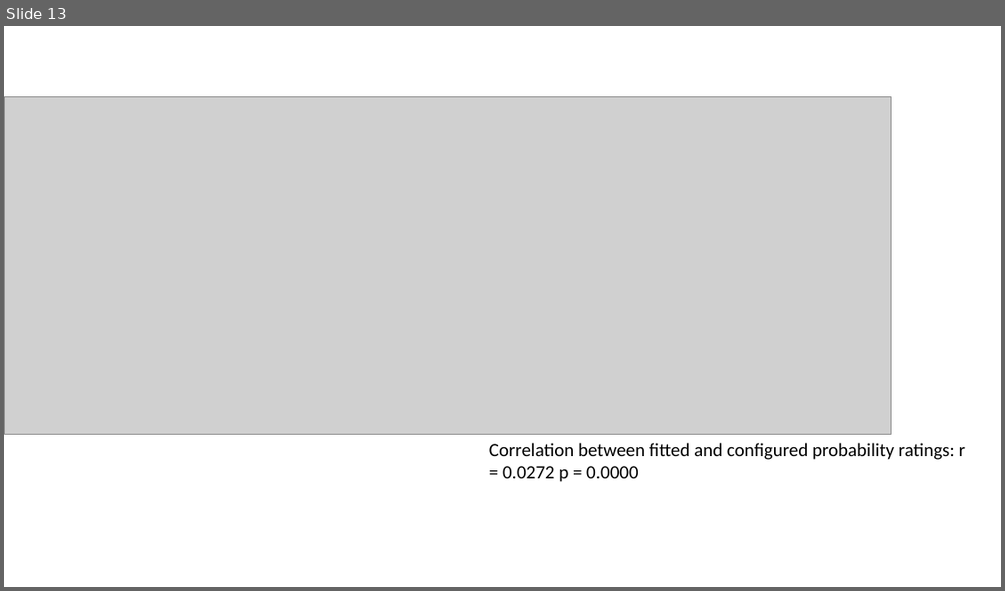
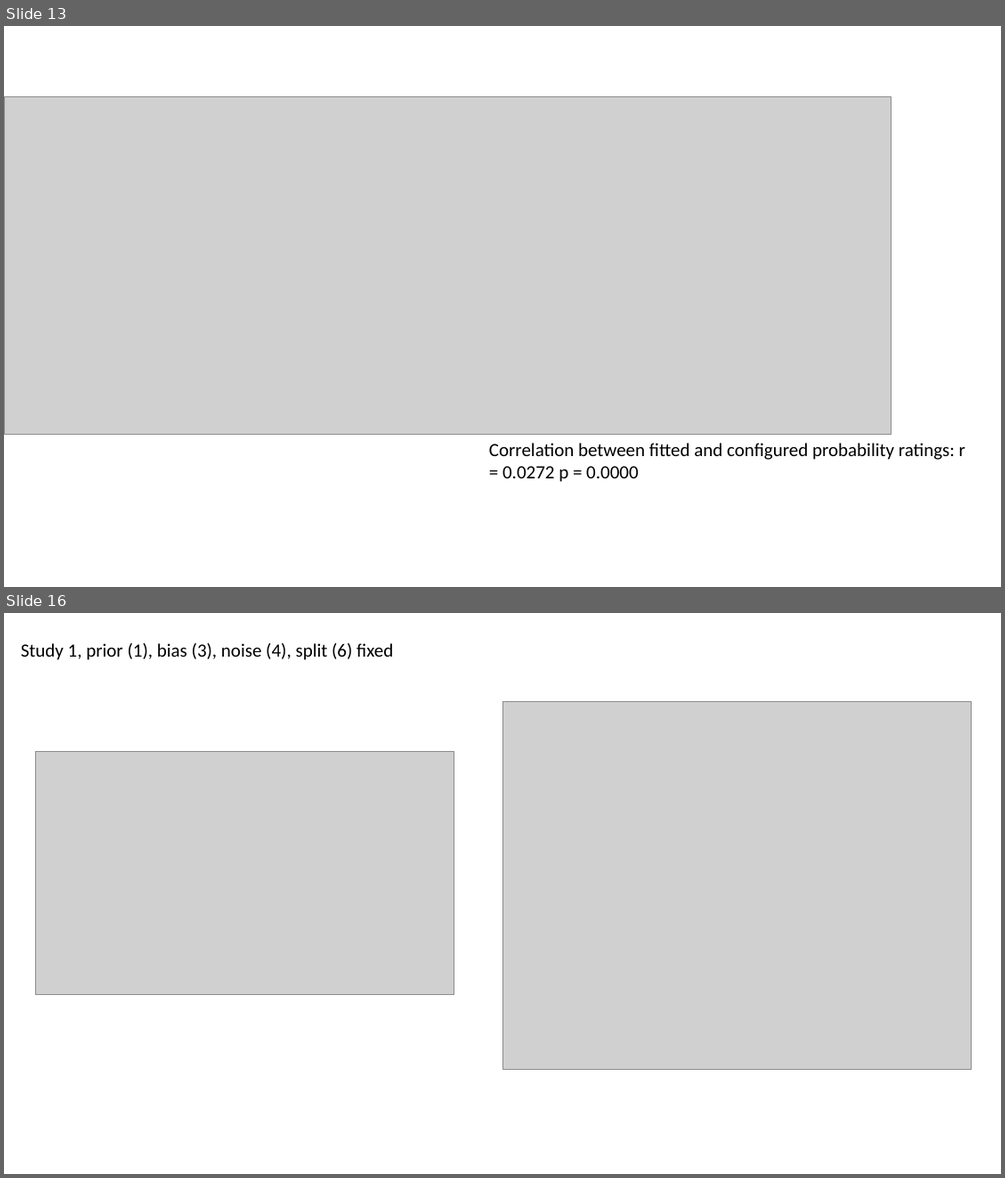
Before and after one commit to nicholasfurl/Forensic-beads-paper-1, a slide deck: forensic_beads_some_slides/forensic_beads.pptx. Shown one above the other, each under a label of ours: slide 13 before the commit, slides 13 and 16 after it; the slides between them are not shown. The pictures are 1005x591 and 1005x1178 pixels, drawn with LibreOffice and Linux fonts; fonts in the diff are those of the drawing; grey boxes stand for pictures. Boxes give left, top, right and bottom in pixels: in the first picture for what was removed or moved away, otherwise in the second. Text is boxed around its words. In the diff, an @@ line names an element or a change of style, - is before the commit and + after.

Commit message:
debugged / rewrote study 1 model fitting
forensic_beads_splitTerm_study1_simplify.m

```diff
--- a/forensic_beads_some_slides/forensic_beads.pptx
+++ b/forensic_beads_some_slides/forensic_beads.pptx
@@ slide 16 added at [4, 613, 1001, 1174], background #FFFFFF @@
@@ text added at [21, 643, 393, 660], 18 pt, text #000000 @@
+Study 1, prior (1), bias (3), noise (4), split (6) fixed
@@ picture added at [502, 702, 971, 1070] @@
@@ picture added at [35, 751, 454, 995] @@
```
Also in this commit, not shown: 10 other slides added, 21 other files.
